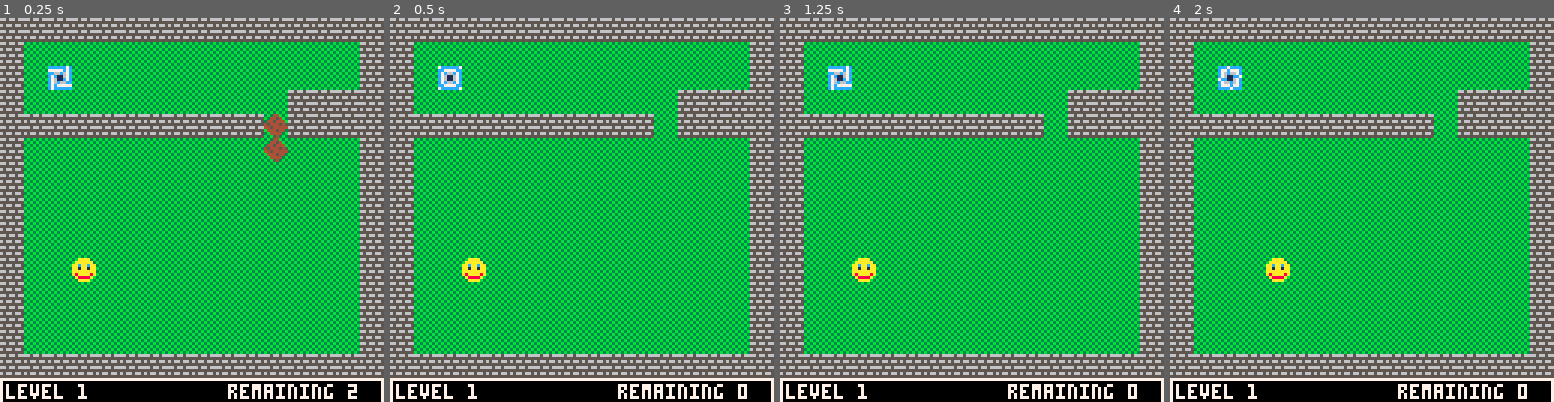
Above: before the commit, frames 1-4 (left to right).
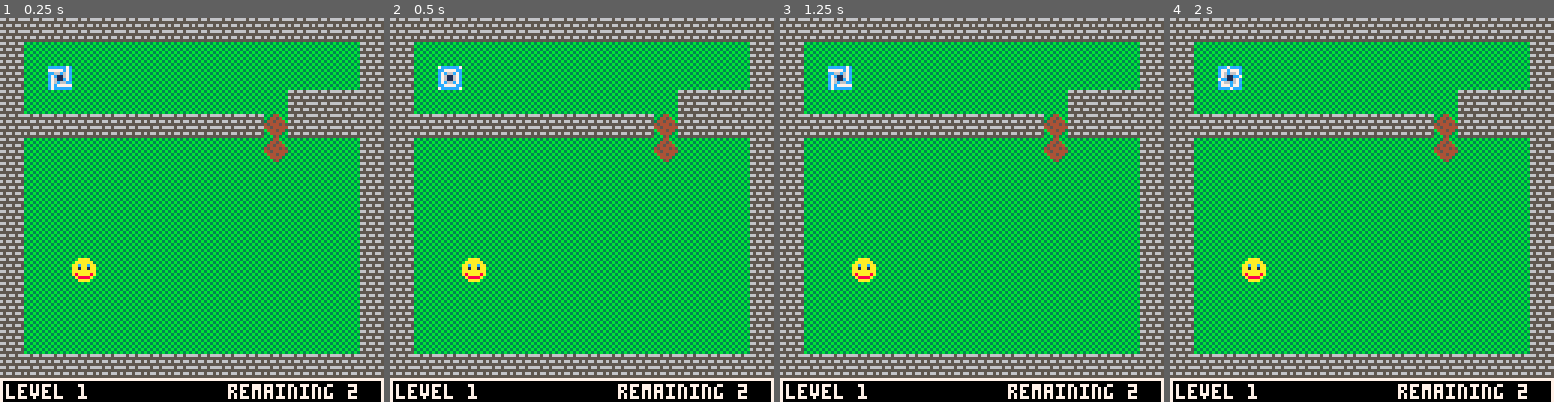
Above: after the commit, the same moments.

Repository: jlbeard84/pico8-nudge-nudge
Game: PICO-8 cartridge nudge-nudge.p8
Same seed, same stepped clock (60 frames per second), same inputs: the game is played once before the commit and once after it.
Inputs:
- Up to frame 1 (0.25 s): no input
- Up to frame 2 (0.5 s): tap X (X key) at 0.33 s
- Up to frame 3 (1.25 s): tap X (X key) at 1.07 s
- Up to frame 4 (2 s): hold Right from 1.6 s (still down); tap X (X key) at 1.85 s

Frame 1 is identical in both runs. In frame 2, 0.5% of the frame differs, in the area x 68-93%, y 25-99%; in frame 3, 0.5%; in frame 4, 1.1%, in the area x 18-93%, y 25-99%.

Commit message:
Fixed level loading

Diff:
--- a/nudge-nudge.p8
+++ b/nudge-nudge.p8
@@ -6,53 +6,105 @@
 
 level=1
 gridsquare=8
-levelfinished=false
 floorsprite=7
+restartcount=0
+isrestart=false
+blockrows=15
+blockcols=16
 
 player={}
 player.x=0
 player.y=0
+player.initx=0
+player.inity=0
 
 blockcount=0
 blocks={}
+initialblocks={}
 
 portal={}
-portal.x=gridsquare*5
-portal.y=gridsquare*8
+portal.x=0
+portal.y=0
 portalsprites={2,3,4}
 portalspritelength=3
 portalcounter=1
 portalspriteiterator=1
 portalspritespeed=5
 
+rowstart=0
+colstart=0
+rowoffset=0
+coloffset=0
+
+function calcxoffset(iterator)
+	return (iterator-((level-1)*blockcols))*gridsquare
+end
+
+function calcyoffset(iterator)
+	return (iterator)*gridsquare
+end
+
 function _init()
 
 	blocks={}
 	blockcount=0
 
-	--todo: load map
-
-	for i=0,15,1 do
-		for j=0,16,1 do
-
-		 sprite=mget(i,j)
-
-			if fget(sprite,1)==true then
-				mset(i,j,7)
-				blockcount+=1
-				add(blocks,{x=i*gridsquare,y=j*gridsquare })
-			elseif fget(sprite,2)==true then
-				mset(i,j,7)
-				portal.x=i*gridsquare
-				portal.y=j*gridsquare
-			elseif fget(sprite,3)==true then
-				mset(i,j,7)
-				player.x=i*gridsquare
-				player.y=j*gridsquare
-			end
-		end
-	end
-
+	if isrestart==false then
+		initialblocks={}
+		portal={}
+		player={}
+
+		-- todo: adjust after i know how many
+		-- levels fit per row in map
+		rowoffset=15
+		coloffset=((level-1)*blockcols)+blockcols
+
+		rowstart=rowoffset-blockrows
+		colstart=coloffset-blockcols
+
+		for i=colstart,coloffset,1 do
+ 		for j=rowstart,rowoffset,1 do
+
+ 		sprite=mget(i,j)
+
+ 			if fget(sprite,1)==true then
+ 				mset(i,j,7)
+ 				blockcount+=1
+ 				add(blocks,{x=calcxoffset(i),y=calcyoffset(j) })
+				add(initialblocks,{x=calcxoffset(i),y=calcyoffset(j) })
+ 			elseif fget(sprite,2)==true then
+ 				mset(i,j,7)
+ 				portal.x=calcxoffset(i)
+ 				portal.y=calcyoffset(j)
+ 			elseif fget(sprite,3)==true then
+ 				mset(i,j,7)
+ 				player.x=calcxoffset(i)
+ 				player.y=calcyoffset(j)
+ 				player.initx=calcxoffset(i)
+ 				player.inity=calcyoffset(j)
+ 			end
+ 		end
+ 	end
+ else
+
+ 	player.x=player.initx
+ 	player.y=player.inity
+
+ 	for initblock in all(initialblocks) do
+ 		blockcount+=1
+ 		add(blocks,{x=initblock.x,y=initblock.y})
+ 	end
+
+ end
+
+end
+
+function getsprrelxpos(x)
+	return (x/gridsquare)+((level-1)*blockcols)
+end
+
+function getsprrelypos(y)
+	return y/gridsquare
 end
 
 function moveplayer()
@@ -70,10 +122,14 @@
   mvmty+=gridsquare
  end
 
+ if mvmtx==0 and mvmty==0 then
+ 	return
+ end
+
  player.x+=mvmtx
  player.y+=mvmty
 
- solidblock=fget(mget(player.x/gridsquare,player.y/gridsquare),0)
+ solidblock=fget(mget(getsprrelxpos(player.x),getsprrelypos(player.y)),0)
 
  for block in all(blocks) do
 
@@ -93,7 +149,7 @@
 					return
 				end
 
-				blockpossolid=fget(mget(block.x/gridsquare,block.y/gridsquare),0)
+				blockpossolid=fget(mget(getsprrelxpos(block.x),getsprrelypos(block.y)),0)
 
 				if blockpossolid==true then
 					block.x-=mvmtx
@@ -185,11 +241,20 @@
 
 function _update()
 
-	if btnp(5) then
+	if blockcount==0 then
+		isrestart=false
+		level+=1
 		_init()
 		return
 	end
 
+	if btnp(5) then
+		isrestart=true
+		restartcount+=1
+		_init()
+		return
+	end
+
 	moveplayer()
 	updateanimations()
 end
@@ -198,10 +263,6 @@
 	rectfill(0,120,127,127,0)
 	rect(0,120,127,128,7)
 
-	if levelfinished==true then
-		print("win",45,122,7)
-	end
-
 	print("level "..level,2,122,7)
 	print("remaining "..blockcount,76,122,7)
 end
@@ -219,7 +280,7 @@
 
 function _draw()
 	rectfill(0,0,127,119,3)
-	map(0, 0, 0, 0, 16, 15)
+	map(colstart, rowstart, 0, 0, 16, 15)
 	drawactors()
 	drawhud()
 end
@@ -367,24 +428,24 @@
 0008040404020100000000000000000000000000000000000000000000000000000000000000000000000000000000000000000000000000000000000000000000000000000000000000000000000000000000000000000000000000000000000000000000000000000000000000000000000000000000000000000000000000
 0000000000000000000000000000000000000000000000000000000000000000000000000000000000000000000000000000000000000000000000000000000000000000000000000000000000000000000000000000000000000000000000000000000000000000000000000000000000000000000000000000000000000000
 __map__
-0606060606060606060606060606060600000000000000000000000000000000000000000000000000000000000000000000000000000000000000000000000000000000000000000000000000000000000000000000000000000000000000000000000000000000000000000000000000000000000000000000000000000000
-0607070707070707070707070707070600000000000000000000000000000000000000000000000000000000000000000000000000000000000000000000000000000000000000000000000000000000000000000000000000000000000000000000000000000000000000000000000000000000000000000000000000000000
-0607020707070707070707070707070600000000000000000000000000000000000000000000000000000000000000000000000000000000000000000000000000000000000000000000000000000000000000000000000000000000000000000000000000000000000000000000000000000000000000000000000000000000
-0607070707070707070707070606060600000000000000000000000000000000000000000000000000000000000000000000000000000000000000000000000000000000000000000000000000000000000000000000000000000000000000000000000000000000000000000000000000000000000000000000000000000000
-0606060606060606060606050606060600000000000000000000000000000000000000000000000000000000000000000000000000000000000000000000000000000000000000000000000000000000000000000000000000000000000000000000000000000000000000000000000000000000000000000000000000000000
-0607070707070707070707050707070600000000000000000000000000000000000000000000000000000000000000000000000000000000000000000000000000000000000000000000000000000000000000000000000000000000000000000000000000000000000000000000000000000000000000000000000000000000
-0607070707070707070707070707070600000000000000000000000000000000000000000000000000000000000000000000000000000000000000000000000000000000000000000000000000000000000000000000000000000000000000000000000000000000000000000000000000000000000000000000000000000000
-0607070707070707070707070707070600000000000000000000000000000000000000000000000000000000000000000000000000000000000000000000000000000000000000000000000000000000000000000000000000000000000000000000000000000000000000000000000000000000000000000000000000000000
-0607070707070707070707070707070600000000000000000000000000000000000000000000000000000000000000000000000000000000000000000000000000000000000000000000000000000000000000000000000000000000000000000000000000000000000000000000000000000000000000000000000000000000
-0607070707070707070707070707070600000000000000000000000000000000000000000000000000000000000000000000000000000000000000000000000000000000000000000000000000000000000000000000000000000000000000000000000000000000000000000000000000000000000000000000000000000000
-0607070107070707070707070707070600000000000000000000000000000000000000000000000000000000000000000000000000000000000000000000000000000000000000000000000000000000000000000000000000000000000000000000000000000000000000000000000000000000000000000000000000000000
-0607070707070707070707070707070600000000000000000000000000000000000000000000000000000000000000000000000000000000000000000000000000000000000000000000000000000000000000000000000000000000000000000000000000000000000000000000000000000000000000000000000000000000
-0607070707070707070707070707070600000000000000000000000000000000000000000000000000000000000000000000000000000000000000000000000000000000000000000000000000000000000000000000000000000000000000000000000000000000000000000000000000000000000000000000000000000000
-0607070707070707070707070707070600000000000000000000000000000000000000000000000000000000000000000000000000000000000000000000000000000000000000000000000000000000000000000000000000000000000000000000000000000000000000000000000000000000000000000000000000000000
-0606060606060606060606060606060600000000000000000000000000000000000000000000000000000000000000000000000000000000000000000000000000000000000000000000000000000000000000000000000000000000000000000000000000000000000000000000000000000000000000000000000000000000
-…(6 lines of a section not shown)…
+0606060606060606060606060606060606060606060606060606060606060606000000000000000000000000000000000000000000000000000000000000000000000000000000000000000000000000000000000000000000000000000000000000000000000000000000000000000000000000000000000000000000000000
+0607070707070707070707070707070606070707070706060606060607070706000000000000000000000000000000000000000000000000000000000000000000000000000000000000000000000000000000000000000000000000000000000000000000000000000000000000000000000000000000000000000000000000
+0607020707070707070707070707070606070707070706070702010607070706000000000000000000000000000000000000000000000000000000000000000000000000000000000000000000000000000000000000000000000000000000000000000000000000000000000000000000000000000000000000000000000000
+0607070707070707070707070606060606070707070706070505070607070706000000000000000000000000000000000000000000000000000000000000000000000000000000000000000000000000000000000000000000000000000000000000000000000000000000000000000000000000000000000000000000000000
+0606060606060606060606050606060606070707070706060706060607070706000000000000000000000000000000000000000000000000000000000000000000000000000000000000000000000000000000000000000000000000000000000000000000000000000000000000000000000000000000000000000000000000
+0607070707070707070707050707070606070707070707060706070707070706000000000000000000000000000000000000000000000000000000000000000000000000000000000000000000000000000000000000000000000000000000000000000000000000000000000000000000000000000000000000000000000000
+0607070707070707070707070707070606070707070707060706070707070706000000000000000000000000000000000000000000000000000000000000000000000000000000000000000000000000000000000000000000000000000000000000000000000000000000000000000000000000000000000000000000000000
+0607070707070707070707070707070606070707060606060706070707070706000000000000000000000000000000000000000000000000000000000000000000000000000000000000000000000000000000000000000000000000000000000000000000000000000000000000000000000000000000000000000000000000
+0607070707070707070707070707070606070707060707070706060707070706000000000000000000000000000000000000000000000000000000000000000000000000000000000000000000000000000000000000000000000000000000000000000000000000000000000000000000000000000000000000000000000000
+0607070707070707070707070707070606070707060706070707060707070706000000000000000000000000000000000000000000000000000000000000000000000000000000000000000000000000000000000000000000000000000000000000000000000000000000000000000000000000000000000000000000000000
+0607070107070707070707070707070606070707060707070607060707070706000000000000000000000000000000000000000000000000000000000000000000000000000000000000000000000000000000000000000000000000000000000000000000000000000000000000000000000000000000000000000000000000
+0607070707070707070707070707070606070707060606070707060707070706000000000000000000000000000000000000000000000000000000000000000000000000000000000000000000000000000000000000000000000000000000000000000000000000000000000000000000000000000000000000000000000000
+0607070707070707070707070707070606070707070706060606060707070706000000000000000000000000000000000000000000000000000000000000000000000000000000000000000000000000000000000000000000000000000000000000000000000000000000000000000000000000000000000000000000000000
+0607070707070707070707070707070606070707070707070707070707070706000000000000000000000000000000000000000000000000000000000000000000000000000000000000000000000000000000000000000000000000000000000000000000000000000000000000000000000000000000000000000000000000
+0606060606060606060606060606060606060606060606060606060606060606000000000000000000000000000000000000000000000000000000000000000000000000000000000000000000000000000000000000000000000000000000000000000000000000000000000000000000000000000000000000000000000000
+…(6 lines of a section not shown)…
Not shown, changed: the thumbnail (__label__) section of nudge-nudge.p8
Not shown, added: nudge-nudge.p8.png
